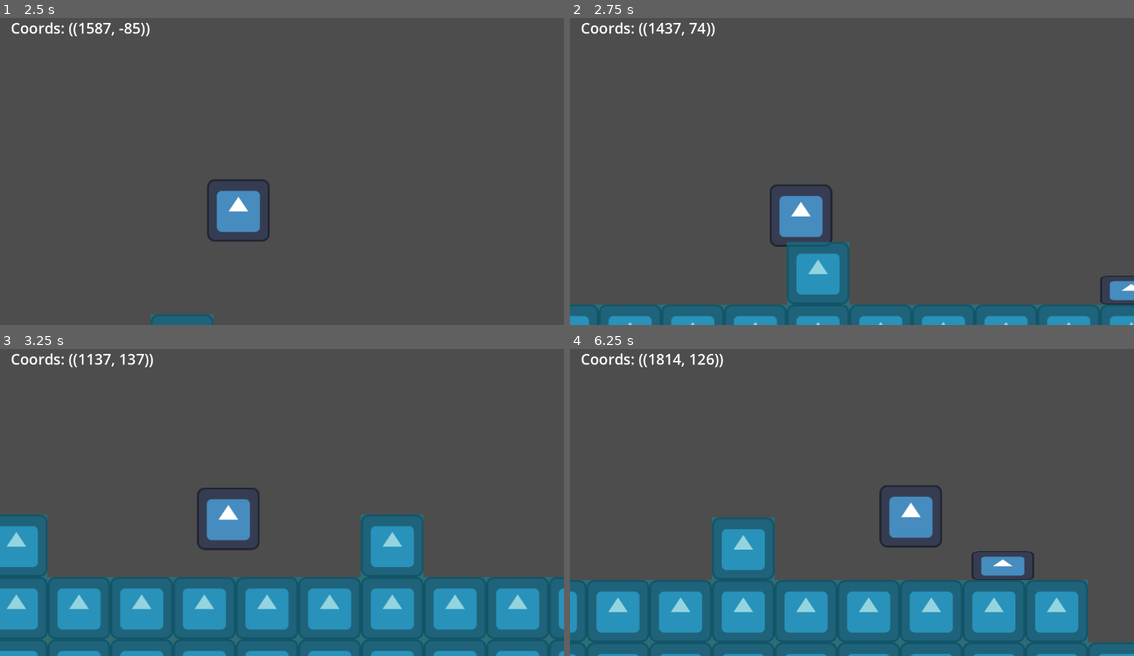
Above: before the commit, frames 1-4 (two rows, left to right).
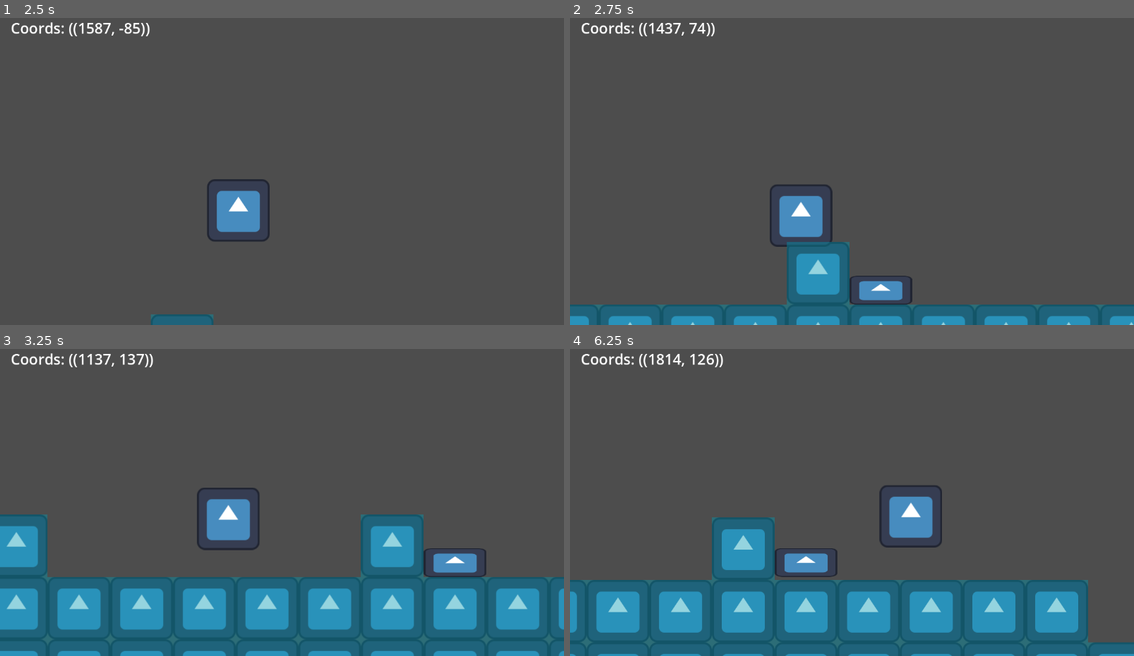
Above: after the commit, the same moments.

Repository: dzfrias/gladiator
Game: Godot game, scene res://scenes/procedural_generation_test.tscn
Same seed, same stepped clock (60 frames per second), same inputs: the game is played once before the commit and once after it. This scene is started directly instead of the project's main scene. The engine's default icon, where the game draws it, is replaced by a stand-in: a white triangle on a blue panel in a dark square.
Inputs (mouse positions are in pixels of both pictures, inside the frame that each line leads up to):
- Up to frame 1 (2.5 s): move the mouse to (253, 229) at 0.52 s; press the mouse at (253, 229) at 0.53 s; hold D (right) 0.53-2.03 s; tap Space (jump) at 0.77, 1.07, 1.52, 1.82 s; move the mouse to (451, 214) at 1.27 s; release the mouse at (451, 214) at 1.28 s; tap E (roll) at 1.35 s; move the mouse to (112, 119) at 2.02 s; hold A (left) from 2.03 s (still down); hold Q (toggle_weapon) from 2.03 s (still down)
- Up to frame 2 (2.75 s): keep holding A (left); keep holding Q (toggle_weapon)
- Up to frame 3 (3.25 s): keep holding A (left); move the mouse to (310, 499) at 2.77 s; release Q (toggle_weapon) at 2.78 s; click (310, 499) at 2.85 s; tap Space (jump) at 3.02 s
- Up to frame 4 (6.25 s): tap Space (jump) at 3.32, 3.77, 4.07, 4.52, 4.82, 6.02 s; move the mouse to (767, 419) at 3.52 s; hold E (roll) 3.53-4.28 s; move the mouse to (976, 481) at 4.27 s; release A (left) at 4.28 s; hold D (right) from 4.28 s (still down); tap Q (toggle_weapon) at 4.35 s; move the mouse to (739, 514) at 5.02 s; press the mouse at (739, 514) at 5.03 s; move the mouse to (908, 428) at 5.77 s; release the mouse at (908, 428) at 5.78 s; tap E (roll) at 5.85 s

Frame 1 is identical in both runs. In frame 2, 1.0% of the frame differs, in the area x 49-100%, y 83-94%; in frame 3, 0.7%; in frame 4, 1.3%, in the area x 36-83%, y 64-76%.

Commit message:
Fix wolf detection zone

Diff:
--- a/scenes/wolf.tscn
+++ b/scenes/wolf.tscn
@@ -7,11 +7,11 @@
 [sub_resource type="RectangleShape2D" id="RectangleShape2D_ot88w"]
 size = Vector2(128, 59)
 
-[sub_resource type="RectangleShape2D" id="RectangleShape2D_kmjyx"]
-size = Vector2(200.25, 1066)
-
 [sub_resource type="RectangleShape2D" id="RectangleShape2D_ct54a"]
 size = Vector2(25, 91)
+
+[sub_resource type="CircleShape2D" id="CircleShape2D_wpl7i"]
+radius = 797.023
 
 [node name="Node2D" type="CharacterBody2D"]
 collision_layer = 2
@@ -30,16 +30,6 @@
 script = ExtResource("2_d7ips")
 max_health = 15.0
 
-[node name="DetectionZone" type="Area2D" parent="."]
-collision_layer = 0
-collision_mask = 20
-monitorable = false
-
-[node name="CollisionShape2D" type="CollisionShape2D" parent="DetectionZone"]
-position = Vector2(2, -68.875)
-rotation = -1.5708
-shape = SubResource("RectangleShape2D_kmjyx")
-
 [node name="AttackBox" type="Area2D" parent="."]
 collision_layer = 0
 collision_mask = 16
@@ -50,3 +40,12 @@
 shape = SubResource("RectangleShape2D_ct54a")
 disabled = true
 debug_color = Color(0.644145, 0.106926, 0.184851, 0.42)
+
+[node name="DetectionZone" type="Area2D" parent="."]
+visible = false
+collision_layer = 0
+collision_mask = 20
+monitorable = false
+
+[node name="CollisionShape2D" type="CollisionShape2D" parent="DetectionZone"]
+shape = SubResource("CircleShape2D_wpl7i")
